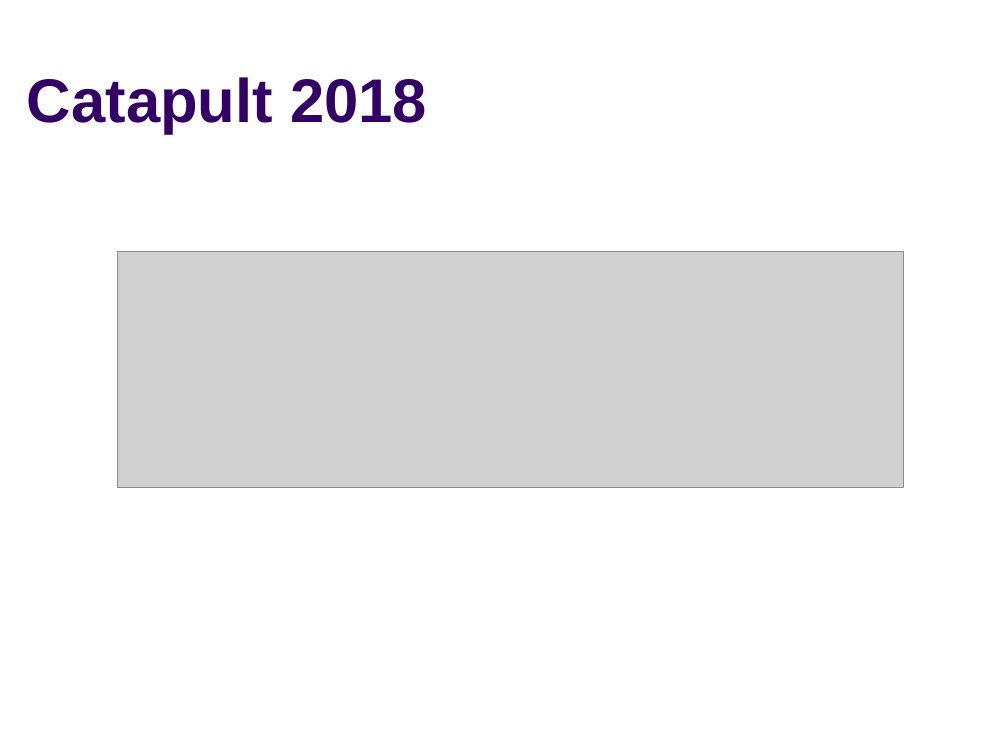
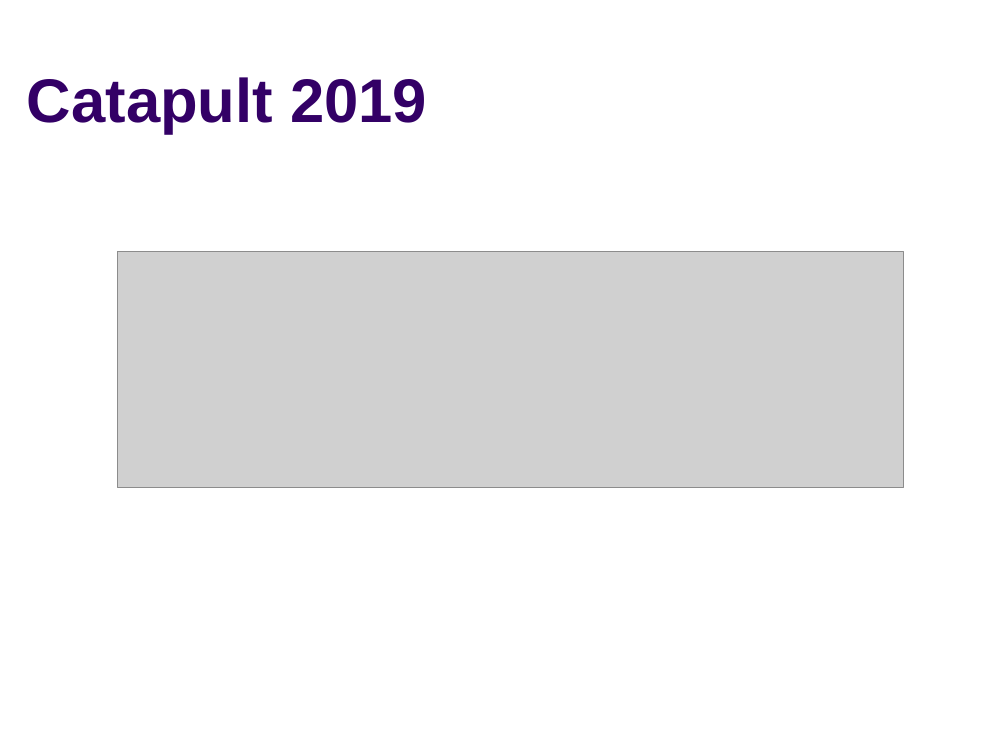
Before and after one commit to RHIT-CSSE/catapult, a slide deck: slide 1 of docs/Program/Session3/2019UpdatedPygame.pptx. Drawn at 1008x756 pixels with LibreOffice and Linux fonts; fonts in the diff are those of the drawing; grey boxes stand for pictures; background and template pictures are left out. Boxes give left, top, right and bottom in pixels: in the first picture for what was removed or moved away, otherwise in the second. Text is boxed around its words. In the diff, an @@ line names an element or a change of style, - is before the commit and + after.

```diff
--- a/docs/Program/Session3/2019UpdatedPygame.pptx
+++ b/docs/Program/Session3/2019UpdatedPygame.pptx
@@ title at (27, 77, 427, 133): text changed @@
-Catapult 2018
+Catapult 2019
```
Also in this commit, not shown: 8 other slides changed, 1 slide removed, 5 other files.
